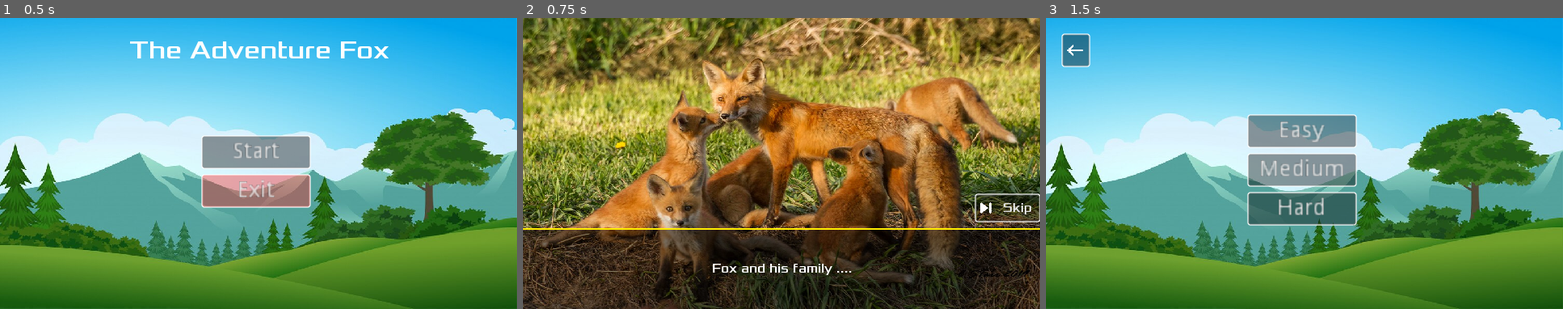
Above: before the commit, frames 1-3 (left to right).
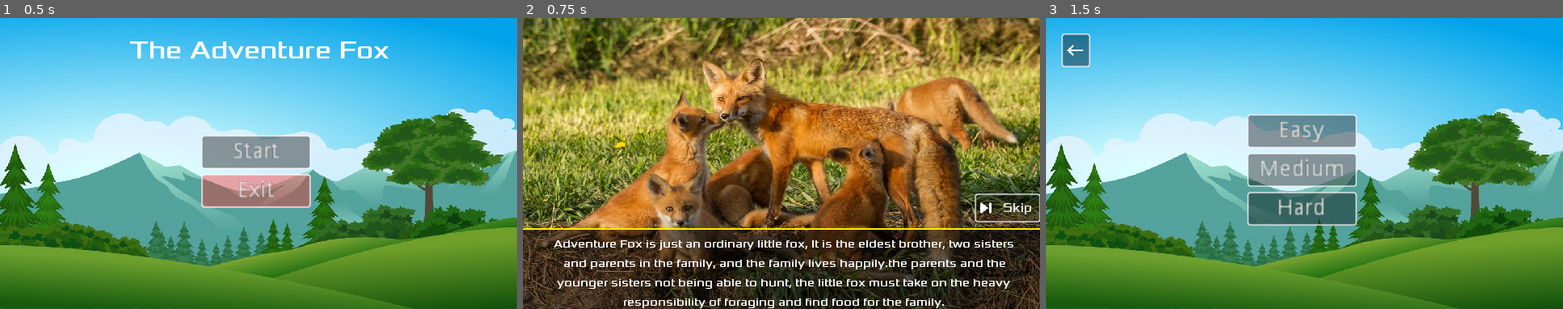
Above: after the commit, the same moments.

Repository: VictorDoom022/TheAdventureFox
Game: Godot game, scene res://Main.tscn
Same seed, same stepped clock (60 frames per second), same inputs: the game is played once before the commit and once after it.
Inputs:
- Up to frame 1 (0.5 s): no input
- Up to frame 2 (0.75 s): click "Start" at 0.5 s
- Up to frame 3 (1.5 s): click "Skip" at 1.25 s

Frame 1 is identical in both runs. In frame 2, 3.4% of the frame differs, in the area x 5-95%, y 76-100%; in frame 3, nothing differs.

Commit message:
story update

Diff:
--- a/Story.gd
+++ b/Story.gd
@@ -2,9 +2,13 @@
 
 var count = 0
 var story = [
-	"Fox and his family ....",
-	"One day, when the fox came back from hunting as usual, he found that his home had been destroyed, his parents and sister were dead.",
+	"Adventure Fox is just an ordinary little fox, It is the eldest brother, two sisters and parents in the family, and the family lives happily.the parents and the younger sisters not being able to hunt, the little fox must take on the heavy responsibility of foraging and find food for the family.",
+	"One day, when the fox came back from hunting as usual, he found that his home had been destroyed, his parents and sister were dead. The little fox is very sad.",
+	"The little fox ran to ask the 'sensible dog' outside the green forest for details. Only then did the little fox know that a group of mutated bats had come to this green forest, and many animals had already suffered.",
+	"It wanted to avenge the lost family, so it went to the village where humans lived and wanted to learn from humans how to defeat bats. The little fox was very lucky, it met a family and adopted him. ",
+	"A year later, the little fox has learned a lot from humans and said goodbye to the humans who adopted it. The little fox is grateful for them, but it has to avenge the family. So the little fox returned to the green forest and started his own adventure.",
 ]
+
 
 func _ready():
 	$StoryLabel.text = story[count]
--- a/Story.tscn
+++ b/Story.tscn
@@ -12,7 +12,7 @@
 font_data = ExtResource( 2 )
 
 [sub_resource type="DynamicFont" id=2]
-size = 8
+size = 7
 font_data = ExtResource( 2 )
 
 [sub_resource type="StyleBoxFlat" id=3]
@@ -58,6 +58,7 @@
 text = "JJYY"
 align = 1
 valign = 1
+autowrap = true
 
 [node name="NextButton" type="Button" parent="."]
 margin_top = 130.0
